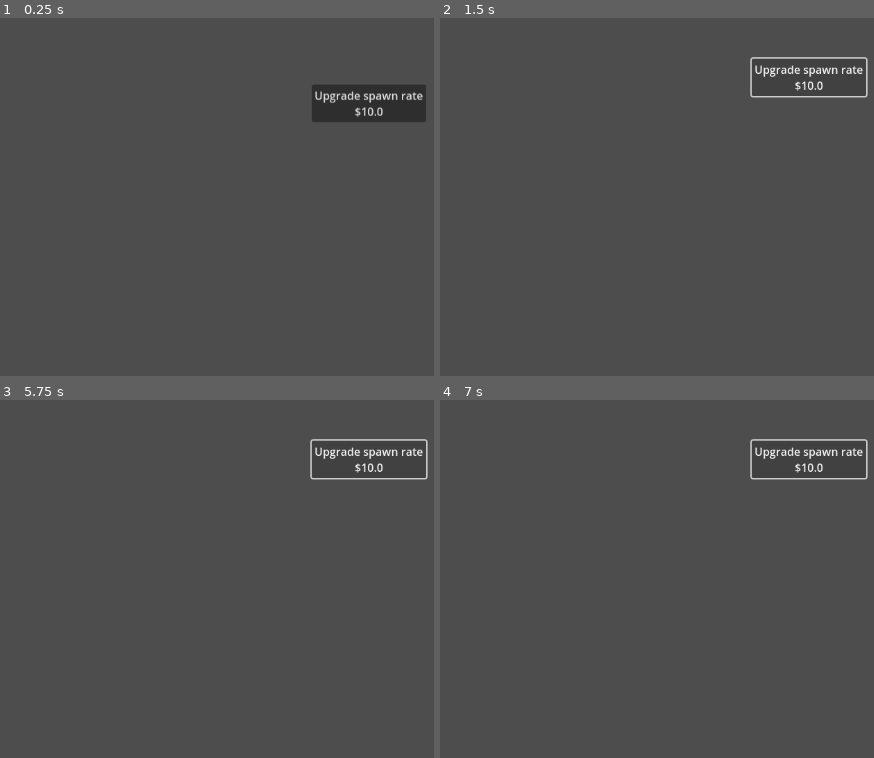
Above: before the commit, frames 1-4 (two rows, left to right).
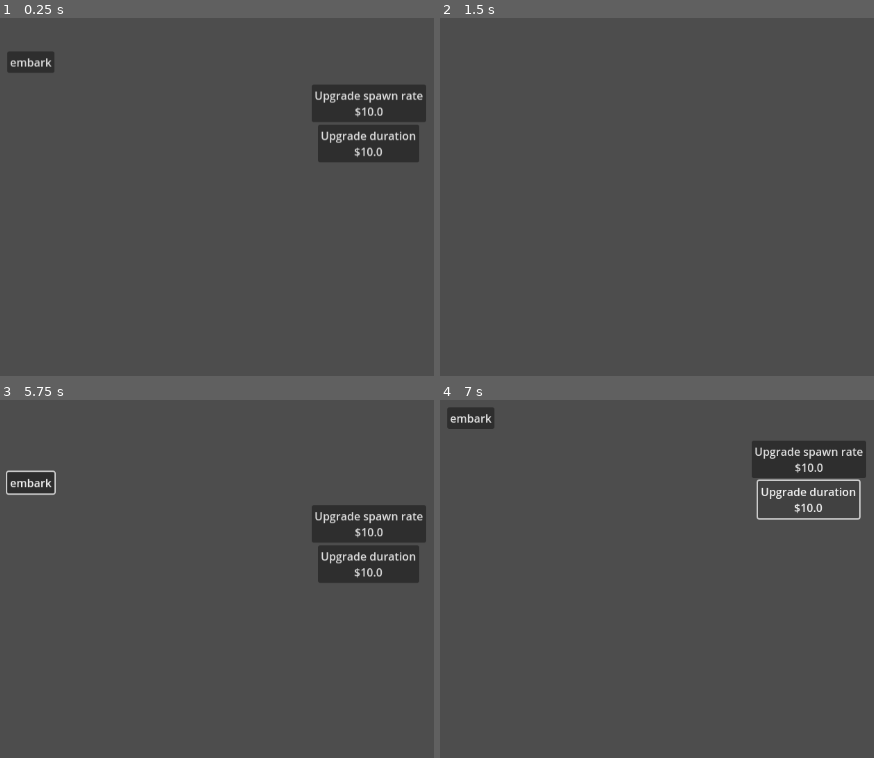
Above: after the commit, the same moments.

Repository: progress-games/rock-et.github.io
Game: Godot game, scene res://scenes/game.tscn
Same seed, same stepped clock (60 frames per second), same inputs: the game is played once before the commit and once after it. The engine's default icon, where the game draws it, is replaced by a stand-in: a white triangle on a blue panel in a dark square.
Inputs (mouse positions are in pixels of both pictures, inside the frame that each line leads up to):
- Up to frame 1 (0.25 s): no input
- Up to frame 2 (1.5 s): click (470, 39) at 0.5 s, where only the run after the commit has a clickable "embark"; click (808, 78) at 1.25 s, where only the run before the commit has a clickable "Upgrade spawn rate $10.0"
- Up to frame 3 (5.75 s): click (368, 460) at 2 s, where only the run before the commit has a clickable "Upgrade spawn rate $10.0"; click (368, 460) at 2.75 s, where only the run before the commit has a clickable "Upgrade spawn rate $10.0"; tap Enter at 3.5, 5 s; tap Space at 4.25 s
- Up to frame 4 (7 s): click "Upgrade spawn rate $10.0" (after the commit: "Upgrade duration $10.0") at 5.75 s; click "Upgrade spawn rate $10.0" (after the commit: "Upgrade duration $10.0") at 6.5 s

The runs differ from the first frame. In frame 1, 2.7% of the frame differs, in the area x 1-97%, y 9-41%; in frame 2, 0.8%; in frame 3, 6.3%, in the area x 1-99%, y 10-52%; in frame 4, 1.5%.

Commit message:
added asteroid manager

Diff:
--- a/scenes/game.tscn
+++ b/scenes/game.tscn
@@ -10,8 +10,24 @@
 position = Vector2(577, 324)
 script = ExtResource("1_uwrxv")
 
-[node name="Upgrades" type="HFlowContainer" parent="."]
+[node name="UI" type="Node" parent="."]
+
+[node name="Upgrades" type="HFlowContainer" parent="UI"]
 offset_left = 945.0
 offset_top = 768.0
 offset_right = 1102.0
 offset_bottom = 1131.0
+alignment = 1
+
+[node name="Embark" type="Button" parent="UI"]
+offset_left = 506.0
+offset_top = 720.0
+offset_right = 574.0
+offset_bottom = 751.0
+text = "embark"
+
+[node name="Rocks" type="Node" parent="."]
+
+[node name="Minerals" type="Node" parent="."]
+
+[connection signal="pressed" from="UI/Embark" to="." method="_on_embark_pressed"]
--- /dev/null
+++ b/scenes/mineral.tscn
@@ -0,0 +1,15 @@
+[gd_scene load_steps=3 format=3 uid="uid://b2slpdh803g43"]
+
+[ext_resource type="Texture2D" uid="uid://bc5ai6hneqlo7" path="res://icon.svg" id="1_pqh6f"]
+
+[sub_resource type="RectangleShape2D" id="RectangleShape2D_11fvn"]
+size = Vector2(128, 129)
+
+[node name="Mineral" type="Area2D"]
+
+[node name="Sprite2D" type="Sprite2D" parent="."]
+texture = ExtResource("1_pqh6f")
+
+[node name="CollisionShape2D" type="CollisionShape2D" parent="."]
+position = Vector2(-1, 2.5)
+shape = SubResource("RectangleShape2D_11fvn")
--- /dev/null
+++ b/scenes/rock.tscn
@@ -0,0 +1,15 @@
+[gd_scene load_steps=3 format=3 uid="uid://5l87mcbt0j6o"]
+
+[ext_resource type="Texture2D" uid="uid://bc5ai6hneqlo7" path="res://icon.svg" id="1_1di36"]
+
+[sub_resource type="RectangleShape2D" id="RectangleShape2D_mek2u"]
+size = Vector2(130, 128)
+
+[node name="Rock" type="Area2D"]
+
+[node name="Sprite2D" type="Sprite2D" parent="."]
+texture = ExtResource("1_1di36")
+
+[node name="CollisionShape2D" type="CollisionShape2D" parent="."]
+position = Vector2(1, -1)
+shape = SubResource("RectangleShape2D_mek2u")
--- /dev/null
+++ b/scripts/asteroid_manager.gd
@@ -0,0 +1,38 @@
+extends Node
+class_name AsteroidManager
+
+var player := GameManager.player
+var scenes: Dictionary[String, PackedScene] = {
+	"rock": preload("res://scenes/rock.tscn"),
+	"mineral": preload("res://scenes/mineral.tscn")
+}
+var parents: Dictionary[String, PackedScene]
+var timers: Dictionary[String, Timer] = {
+	"spawn": Timer.new(),
+	"duration": Timer.new()
+}
+
+# factory
+static func new_manager(rock_parent: Node, mineral_parent: Node) -> AsteroidManager:
+	var manager = preload("res://scripts/asteroid_manager.gd")
+	var new_manager = manager.instantiate() as AsteroidManager
+	new_manager.parents = {
+		"rock": rock_parent,
+		"mineral": mineral_parent
+	}
+	return new_manager
+
+func _ready() -> void:
+	timers.get("spawn").wait_time = player.get_stat("spawn_rate").value
+	# timers.get("spawn").timeout.connect(null)
+
+	timers.get("duration").wait_time = player.get_stat("duration").value
+	timers.get("duration").timeout.connect(mission_ended)
+
+	for _name in timers:
+		add_child(timers.get(_name))
+		timers.get(_name).start()
+
+func mission_ended() -> void:
+	GameManager.state_changed.emit(GameManager.State.UPGRADES)
+	queue_free()
--- a/scripts/game.gd
+++ b/scripts/game.gd
@@ -1,6 +1,6 @@
 extends Node2D
 
-@onready var upgrade_container: HFlowContainer = $Upgrades
+@onready var upgrade_container: HFlowContainer = $UI/Upgrades
 var scenes := {
 	"upgrade_button": preload("res://scenes/upgrade_button.tscn")
 }
@@ -12,3 +12,14 @@
 		var button = scenes.get("upgrade_button").instantiate() as UpgradeButton
 		button.set_stat(stats.get(_name))
 		upgrade_container.add_child(button)
+
+	GameManager.state_changed.connect(_state_changed)
+
+func _state_changed(new_state: GameManager.State) -> void:
+	match new_state:
+		GameManager.State.MISSION:
+			var new_manager = AsteroidManager.new()
+			add_child(new_manager)
+
+func _on_embark_pressed() -> void:
+	GameManager.state_changed.emit(GameManager.State.MISSION)
--- a/scripts/game_manager.gd
+++ b/scripts/game_manager.gd
@@ -8,7 +8,7 @@
 
 enum State {
 	UPGRADES,
-	ASTEROIDS
+	MISSION
 }
 
 func _ready() -> void:
--- a/scripts/main_camera.gd
+++ b/scripts/main_camera.gd
@@ -5,7 +5,7 @@
 const SPEED := 10
 const LOCATIONS = {
 	GameManager.State.UPGRADES: Vector2(577, 902),
-	GameManager.State.ASTEROIDS: Vector2(577, 325)
+	GameManager.State.MISSION: Vector2(577, 325)
 }
 
 func _ready() -> void:
--- a/scripts/player.gd
+++ b/scripts/player.gd
@@ -8,14 +8,22 @@
 
 func set_base_stats() -> void:
 	stats = {
-		"spawn rate": Stat.new({
+		"spawn_rate": Stat.new({
 			"name": "spawn rate",
 			"level": 0,
 			"cost": 10,
 			"method": func(u):
 				u.value -= 0.1
 				u.cost *= 1.2,
-			"value": 3})
+			"value": 3}),
+		"duration": Stat.new({
+			"name": "duration",
+			"level": 0,
+			"cost": 10,
+			"method": func(u):
+				u.value += 1
+				u.cost *= 1.2,
+			"value": 5})
 	}
 
 func get_stat(name: String) -> Stat:
Not shown, added: scripts/asteroid_manager.gd.uid
